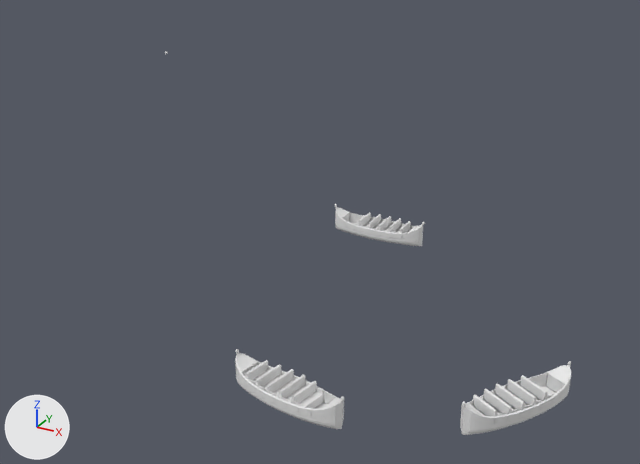
Two versions of the FBX model models/AR_FataMorgana/exports/AR_FataMorgana_boten.fbx, one commit apart.
One viewpoint serves both versions: a 50 mm lens placed at (61.8, -77.3, 19.2), pointed at (32.8, -24.6, -7.2). Arrows for +X, +Y and +Z are at lower left; the lights stay in place. The picture after the commit comes second. Vertices at exactly the same position are counted once.

Script lines for the objects in view, before the commit:
```python
me_fm_boten_boot_bank_002 = bpy.data.meshes.new('FM_boten_boot_bank.002')
me_fm_boten_boot_bank_002.from_pydata(...)  # 390 vertices, 720 faces; spans x 39.1..55.1, y -50.2..-30.2, z -3.2..-2.3
me_fm_boten_boot_bank_002.materials.append(mat_fm_boot_bank)  # white #e7e7e7
me_fm_boten_boot_rood_002 = bpy.data.meshes.new('FM_boten_boot_rood.002')
me_fm_boten_boot_rood_002.from_pydata(...)  # 1353 vertices, 2400 faces; spans x 37.5..55.5, y -50.3..-30.0, z -3.4..-2.3
me_fm_boten_boot_rood_002.materials.append(mat_fm_boot_rood)  # white #e7e7e7
me_fm_boten_boot_wit_002 = bpy.data.meshes.new('FM_boten_boot_wit.002')
me_fm_boten_boot_wit_002.from_pydata(...)  # 1194 vertices, 1632 faces; spans x 37.5..55.5, y -50.3..-30.0, z -3.2..-2.0
me_fm_boten_boot_wit_002.materials.append(mat_fm_boot_wit)  # white #e7e7e7
me_fm_boten_goud_002 = bpy.data.meshes.new('FM_boten_goud.002')
me_fm_boten_goud_002.from_pydata(...)  # 660 vertices, 564 faces; spans x 37.5..55.5, y -50.4..-30.0, z -2.9..-2.3
me_fm_boten_goud_002.materials.append(mat_fm_goud)  # white #e7e7e7
ob_fm_boot_bank_0_boten = bpy.data.objects.new('FM_boot_bank_0_boten', me_fm_boten_boot_bank_002)
ob_fm_boot_bank_0_boten.location = (0.0, 0.0, 0.0)
ob_fm_boot_rood_0_boten = bpy.data.objects.new('FM_boot_rood_0_boten', me_fm_boten_boot_rood_002)
ob_fm_boot_rood_0_boten.location = (0.0, 0.0, 0.0)
ob_fm_boot_wit_0_boten = bpy.data.objects.new('FM_boot_wit_0_boten', me_fm_boten_boot_wit_002)
ob_fm_boot_wit_0_boten.location = (0.0, 0.0, 0.0)
ob_fm_goud_0_boten = bpy.data.objects.new('FM_goud_0_boten', me_fm_boten_goud_002)
ob_fm_goud_0_boten.location = (0.0, 0.0, 0.0)
```
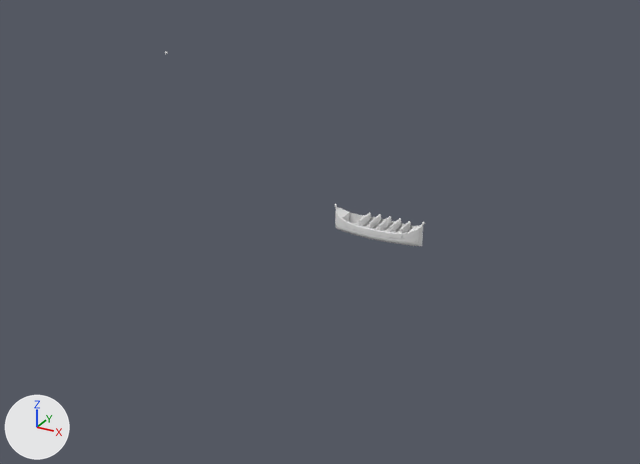
What changed in the scene script:
```text
Change me_fm_boten_boot_bank_002:
    used by ob_fm_boot_bank_0_boten; location = (0.0, 0.0, 0.0)
    remove me_fm_boten_boot_bank_002.from_pydata(...)  # 390 vertices, 720 faces; spans x 39.1..55.1, y -50.2..-30.2, z -3.2..-2.3
    add me_fm_boten_boot_bank_002.from_pydata(...)  # 130 vertices, 240 faces; spans x 39.1..42.4, y -31.8..-30.2, z -3.2..-2.3
    me_fm_boten_boot_bank_002 part 5: 10 loose pieces with 260 vertices, spanning x 42.8..55.1, y -50.2..-43.5, z -3.2..-2.3, are deleted
Change me_fm_boten_boot_rood_002:
    used by ob_fm_boot_rood_0_boten; location = (0.0, 0.0, 0.0)
    remove me_fm_boten_boot_rood_002.from_pydata(...)  # 1353 vertices, 2400 faces; spans x 37.5..55.5, y -50.3..-30.0, z -3.4..-2.3
    add me_fm_boten_boot_rood_002.from_pydata(...)  # 451 vertices, 800 faces; spans x 37.5..43.5, y -32.0..-30.0, z -3.4..-2.3
    me_fm_boten_boot_rood_002 part 6: the loose piece of 451 vertices spanning x 52.1..55.5, y -47.7..-42.5, z -3.4..-2.3 is deleted
    me_fm_boten_boot_rood_002 part 7: the loose piece of 451 vertices spanning x 41.9..47.8, y -50.3..-48.2, z -3.4..-2.3 is deleted
Change me_fm_boten_boot_kop_002:
    used by ob_fm_boot_kop_0_boten; location = (0.0, 0.0, 0.0)
    remove me_fm_boten_boot_kop_002.from_pydata(...)  # 300 vertices, 576 faces; spans x 37.4..55.4, y -49.9..-30.9, z -2.0..-1.8
    add me_fm_boten_boot_kop_002.from_pydata(...)  # 100 vertices, 192 faces; spans x 37.4..43.6, y -31.1..-30.9, z -2.0..-1.8
    me_fm_boten_boot_kop_002 part 8: the loose piece of 50 vertices spanning x 52.2..52.4, y -47.8..-47.6, z -2.0..-1.8 is deleted
    other edits to the shape of me_fm_boten_boot_kop_002 do not show in these pictures
Change me_fm_boten_boot_vloer_002:
    used by ob_fm_boot_vloer_0_boten; location = (0.0, 0.0, 0.0)
    remove me_fm_boten_boot_vloer_002.from_pydata(...)  # 186 vertices, 180 faces; spans x 38.2..55.4, y -50.3..-30.1, z -3.2
    add me_fm_boten_boot_vloer_002.from_pydata(...)  # 62 vertices, 60 faces; spans x 38.2..42.8, y -31.9..-30.1, z -3.2
    me_fm_boten_boot_vloer_002 part 1: the loose piece of 62 vertices spanning x 52.2..55.4, y -47.3..-42.9, z -3.2 is deleted
    me_fm_boten_boot_vloer_002 part 2: the loose piece of 62 vertices spanning x 42.5..47.1, y -50.3..-48.3, z -3.2 is deleted
Change me_fm_boten_goud_002:
    used by ob_fm_goud_0_boten; location = (0.0, 0.0, 0.0)
    remove me_fm_boten_goud_002.from_pydata(...)  # 660 vertices, 564 faces; spans x 37.5..55.5, y -50.4..-30.0, z -2.9..-2.3
    add me_fm_boten_goud_002.from_pydata(...)  # 220 vertices, 188 faces; spans x 37.5..43.5, y -32.0..-30.0, z -2.9..-2.3
    me_fm_boten_goud_002 part 4: 32 loose pieces with 440 vertices, spanning x 41.9..55.5, y -50.4..-42.5, z -2.9..-2.3, are deleted
Change me_fm_boten_boot_wit_002:
    used by ob_fm_boot_wit_0_boten; location = (0.0, 0.0, 0.0)
    remove me_fm_boten_boot_wit_002.from_pydata(...)  # 1194 vertices, 1632 faces; spans x 37.5..55.5, y -50.3..-30.0, z -3.2..-2.0
    add me_fm_boten_boot_wit_002.from_pydata(...)  # 398 vertices, 544 faces; spans x 37.5..43.5, y -32.0..-30.0, z -3.2..-2.0
    me_fm_boten_boot_wit_002 part 3: 16 loose pieces with 796 vertices, spanning x 41.9..55.5, y -50.3..-42.5, z -3.2..-2.0, are deleted
```

Where the change shows, as pixel boxes [x1, y1, x2, y2] in the pictures (640 x 464 px):
'FM_boot_wit_0_boten', reshaped: before [235, 207, 571, 424]; after [335, 207, 423, 238]
'FM_boot_bank_0_boten', reshaped: before [245, 214, 554, 416]; after [353, 214, 411, 233]
'FM_boot_rood_0_boten', reshaped: before [236, 216, 571, 435]; after [335, 216, 423, 246]
'FM_goud_0_boten', reshaped: before [235, 215, 569, 424]; after [335, 215, 421, 239]
'FM_boot_vloer_0_boten', reshaped (not visible afterwards): before [315, 223, 556, 409]
'FM_boot_kop_0_boten', reshaped (not visible afterwards): before [236, 204, 571, 406]
part 1 of me_fm_boten_boot_vloer_002, deleted: before [541, 386, 556, 395]
part 2 of me_fm_boten_boot_vloer_002, deleted: before [315, 402, 326, 409]
part 3 of me_fm_boten_boot_wit_002, deleted: before [235, 353, 571, 424]
part 4 of me_fm_boten_goud_002, deleted: before [235, 366, 569, 424]
part 5 of me_fm_boten_boot_bank_002, deleted: before [245, 362, 554, 416]
part 6 of me_fm_boten_boot_rood_002, deleted: before [460, 378, 571, 435]
part 7 of me_fm_boten_boot_rood_002, deleted: before [236, 370, 344, 429]
part 8 of me_fm_boten_boot_kop_002, deleted: before [462, 402, 466, 406]
